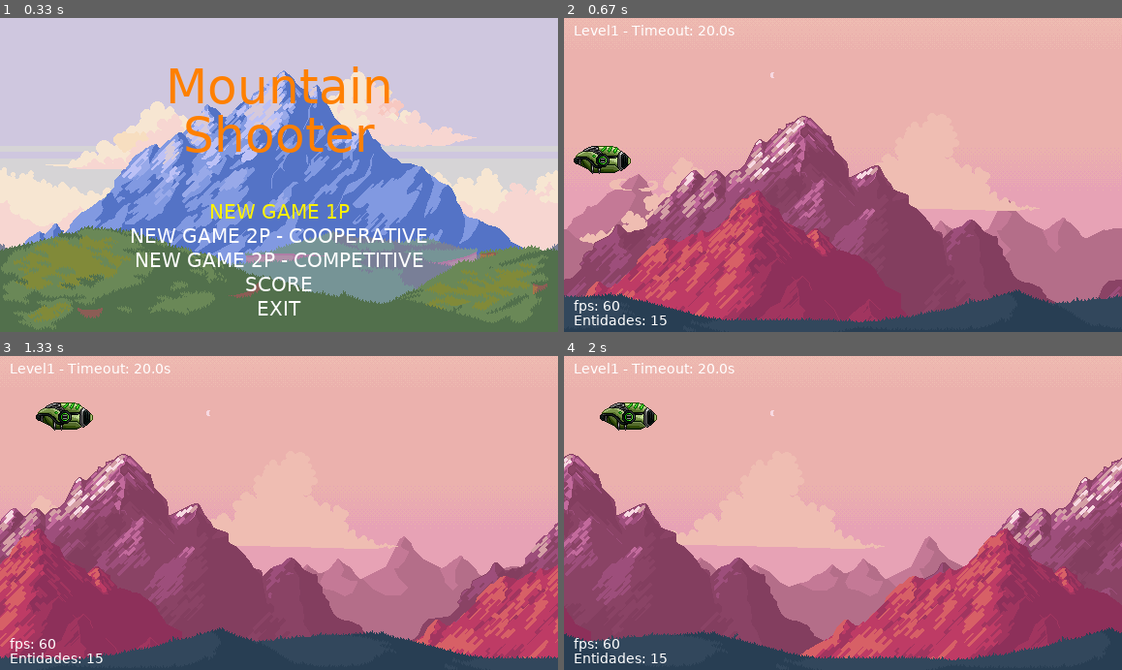
Above: before the commit, frames 1-4 (two rows, left to right).
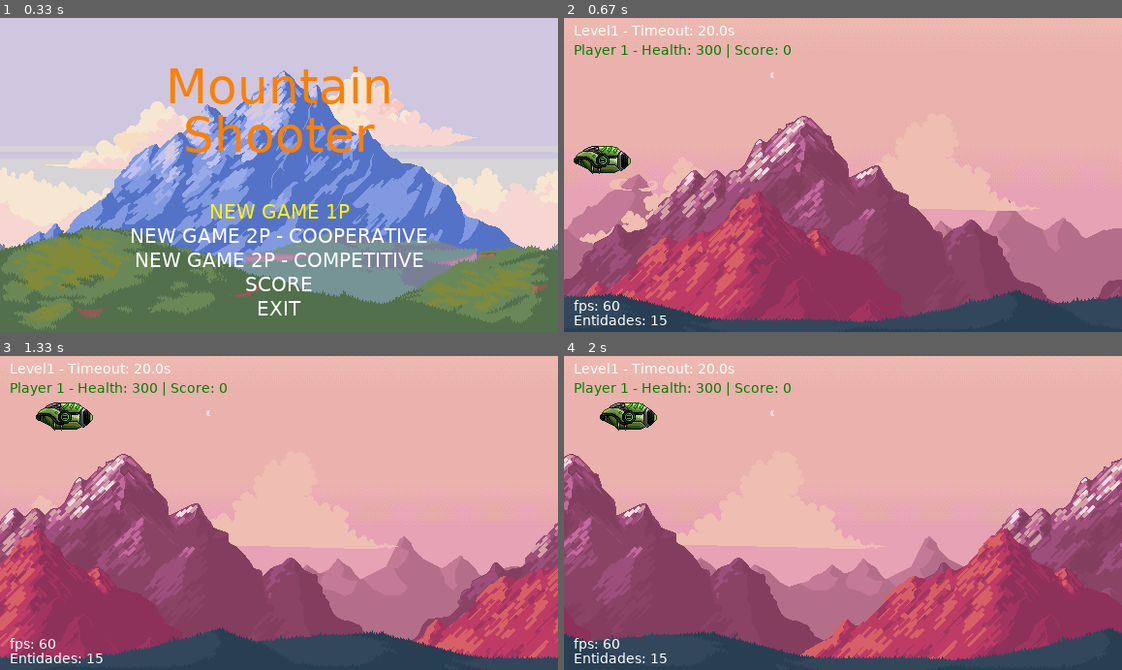
Above: after the commit, the same moments.

Repository: Rafaellincon2022/ProjetoPygame
Game: pygame game, started from main.py
The game is run twice, just before and just after one commit, with the same random seed, the same clock (stepped at 60 frames per second) and the same inputs.
Inputs:
- Up to frame 1 (0.33 s): no input
- Up to frame 2 (0.67 s): tap Enter at 0.33 s
- Up to frame 3 (1.33 s): hold Up 0.67-1.13 s; hold Right from 1.17 s (still down); tap Right Ctrl at 1.23 s
- Up to frame 4 (2 s): tap Right Ctrl at 1.53, 1.73 s; release Right at 1.63 s; hold Left from 1.67 s (still down)

Frame 1 is identical in both runs. In frame 2, 0.5% of the frame differs, in the area x 1-41%, y 8-13%; in frame 3, 0.5%; in frame 4, 0.5%.

Commit message:
Rebase com a branch Menu

Diff:
--- a/code/const.py
+++ b/code/const.py
@@ -4,8 +4,56 @@
 COLOR_ORANGE = (255, 128, 0)
 COLOR_WHITE = (255, 255, 255)
 COLOR_YELLOW = (255, 242, 0)
+COLOR_GREEN = (0, 128, 0)
+COLOR_CYAN = (0, 128, 128)
 
 # Constantes que iniciam com E
+ENTITY_DAMAGE = {
+    'Level1Bg0': 0,
+    'Level1Bg1': 0,
+    'Level1Bg2': 0,
+    'Level1Bg3': 0,
+    'Level1Bg4': 0,
+    'Level1Bg5': 0,
+    'Level1Bg6': 0,
+    'Level2Bg0': 0,
+    'Level2Bg1': 0,
+    'Level2Bg2': 0,
+    'Level2Bg3': 0,
+    'Level2Bg4': 0,
+    'Player1': 1,
+    'Player1Shot': 25,
+    'Player2': 1,
+    'Player2Shot': 20,
+    'Enemy1': 1,
+    'Enemy1Shot': 20,
+    'Enemy2': 1,
+    'Enemy2Shot': 15
+}
+
+ENTITY_SCORE = {
+    'Level1Bg0': 0,
+    'Level1Bg1': 0,
+    'Level1Bg2': 0,
+    'Level1Bg3': 0,
+    'Level1Bg4': 0,
+    'Level1Bg5': 0,
+    'Level1Bg6': 0,
+    'Level2Bg0': 0,
+    'Level2Bg1': 0,
+    'Level2Bg2': 0,
+    'Level2Bg3': 0,
+    'Level2Bg4': 0,
+    'Player1': 0,
+    'Player1Shot': 0,
+    'Player2': 0,
+    'Player2Shot': 0,
+    'Enemy1': 100,
+    'Enemy1Shot': 0,
+    'Enemy2': 125,
+    'Enemy2Shot': 0
+}
+
 EVENT_ENEMY = pygame.USEREVENT + 1
 
 ENTITY_SPEED = {
--- a/code/entity.py
+++ b/code/entity.py
@@ -4,7 +4,7 @@
 
 import pygame.image
 
-from code.const import ENTITY_HEALTH
+from code.const import ENTITY_HEALTH, ENTITY_DAMAGE, ENTITY_SCORE
 
 
 class Entity(ABC):
@@ -16,6 +16,9 @@
         self.rect = self.surf.get_rect(left=position[0], top=position[1])
         self.speed = 0
         self.health = ENTITY_HEALTH[self.name]
+        self.damage = ENTITY_DAMAGE[self.name]
+        self.last_dmg = 'None'
+        self.score = ENTITY_SCORE[self.name]
 
     @abstractmethod
     def move(self):
--- a/code/entity_mediator.py
+++ b/code/entity_mediator.py
@@ -1,8 +1,10 @@
+from code import entity
 from code.EnemyShot import EnemyShot
 from code.PlayerShot import PlayerShot
 from code.const import WINDOW_WIDTH
 from code.enemy import Enemy
 from code.entity import Entity
+from code.player import Player
 
 
 class Entity_Mediator:
@@ -30,11 +32,71 @@
                 ent.health = 0
 
     @staticmethod
+    # Essa função irá verificar se as naves colidiram entre si
+    def __verify_collision_entity(entity1, entity2):
+        valid_interaction = False
+
+        # Verifica se é um inimigo e um tiro do jogador
+        if isinstance(entity1, Enemy) and isinstance(entity2, PlayerShot):
+            valid_interaction = True
+        # # Verifica se é um tiro do jogador e um inimigo
+        elif isinstance(entity1, PlayerShot) and isinstance(entity2, Enemy):
+            valid_interaction = True
+        # Verifica se é um jogador e um tiro do inimigo
+        elif isinstance(entity1, Player) and isinstance(entity2, EnemyShot):
+            valid_interaction = True
+        # Verifica se é um tiro do inimigo e um jogador
+        elif isinstance(entity1, EnemyShot) and isinstance(entity2, Player):
+            valid_interaction = True
+
+        # Houve interação. Agora verifica se a interação foi dentro desses critérios com a colisão
+        if valid_interaction:
+            if (entity1.rect.right >= entity2.rect.left and entity1.rect.left <= entity2.rect.right and
+               entity1.rect.bottom >= entity2.rect.top and  entity1.rect.top <= entity2.rect.bottom
+            ):
+                # Ambas as entidades sofrem dano
+                entity1.health -= entity2.damage
+                entity2.health -= entity1.damage
+
+                # Variáveis para controlarmos o score de quem deu o último dano
+                entity1.last_dmg = entity2.name
+                entity2.last_dmg = entity1.name
+
+    @staticmethod
+    # Esse método irá gerenciar o score do jogador
+    def __give_score(enemy: Enemy, entity_list: list[Entity]):
+        # Verifica quem deu o último dano
+        if enemy.last_dmg == 'Player1Shot':
+            # Varre a lista de entidades
+            for ent in entity_list:
+                # Localiza o P1
+                if ent.name == 'Player1':
+                    # Adiciona aos pontos do P1
+                    ent.score += enemy.score
+
+        # Verifica quem deu o último dano
+        if enemy.last_dmg == 'Player2Shot':
+            # Varre a lista de entidades
+            for ent in entity_list:
+                # Localiza o P2
+                if ent.name == 'Player2':
+                    # Adiciona aos pontos do P2
+                    ent.score += enemy.score
+
+    @staticmethod
     # Essa função irá gerenciar as colisões entre naves
     def verify_collision(entity_list: list[Entity]):
+        # Percorremos cada entidade da lista, uma por uma
         for i in range(len(entity_list)):
-            entity = entity_list[i]
-            Entity_Mediator.__verify_collision_window(entity)
+            entity1 = entity_list[i]
+            # Para cada entidade chamamos outra função
+            Entity_Mediator.__verify_collision_window(entity1)
+
+            # Aqui iremos comparar cada com as outras que virão depois dela
+            for j in range(i+1, len(entity_list)):
+                entity2 = entity_list[j]
+                # Chamamos outra função que verifica as colisões entre si, passando ambas entidades como parâmetro
+                Entity_Mediator.__verify_collision_entity(entity1, entity2)
 
     @staticmethod
     # Essa função verificar o nível de vida das entidades
@@ -43,5 +105,9 @@
         for ent in entity_list:
             # Se a entidade estiver com vida menor ou igual a 0
             if ent.health <= 0:
+                # Iremos verificar se a entidade destruída é um inimigo para pontuar ao jogador
+                if isinstance(ent, Enemy):
+                    # Verifica quem realizou o abate (P1 ou P2) e quem ele abateu
+                    Entity_Mediator.__give_score(ent, entity_list)
                 # Aqui ela será destruída
                 entity_list.remove(ent)
--- a/code/level.py
+++ b/code/level.py
@@ -6,7 +6,7 @@
 import pygame.display
 from pygame import Surface, Rect
 from pygame.font import Font
-from code.const import COLOR_WHITE, WINDOW_HEIGHT, MENU_OPTION, EVENT_ENEMY, SPAWN_TIMER
+from code.const import COLOR_WHITE, WINDOW_HEIGHT, MENU_OPTION, EVENT_ENEMY, SPAWN_TIMER, COLOR_GREEN, COLOR_CYAN
 from code.enemy import Enemy
 from code.entity import Entity
 from code.entity_Factory import Entity_Factory
@@ -58,6 +58,14 @@
                         # Se existir retorno, adiciona na lista de entidades
                         self.entity_list.append(shoot)
 
+                # Mostra a saúde do Player 1
+                if entity.name == 'Player1':
+                    self.level_text(14, f'Player 1 - Health: {entity.health} | Score: {entity.score}', COLOR_GREEN, (10, 25))
+
+                # Mostra a saúde do Player 2
+                if entity.name == 'Player2':
+                    self.level_text(14, f'Player 2 - Health: {entity.health} | Score: {entity.score}', COLOR_CYAN, (10, 45))
+
             # Evento para finalizarmos o jogo mesmo com ele em execução
             for event in pygame.event.get():
                 if event.type == pygame.QUIT:
